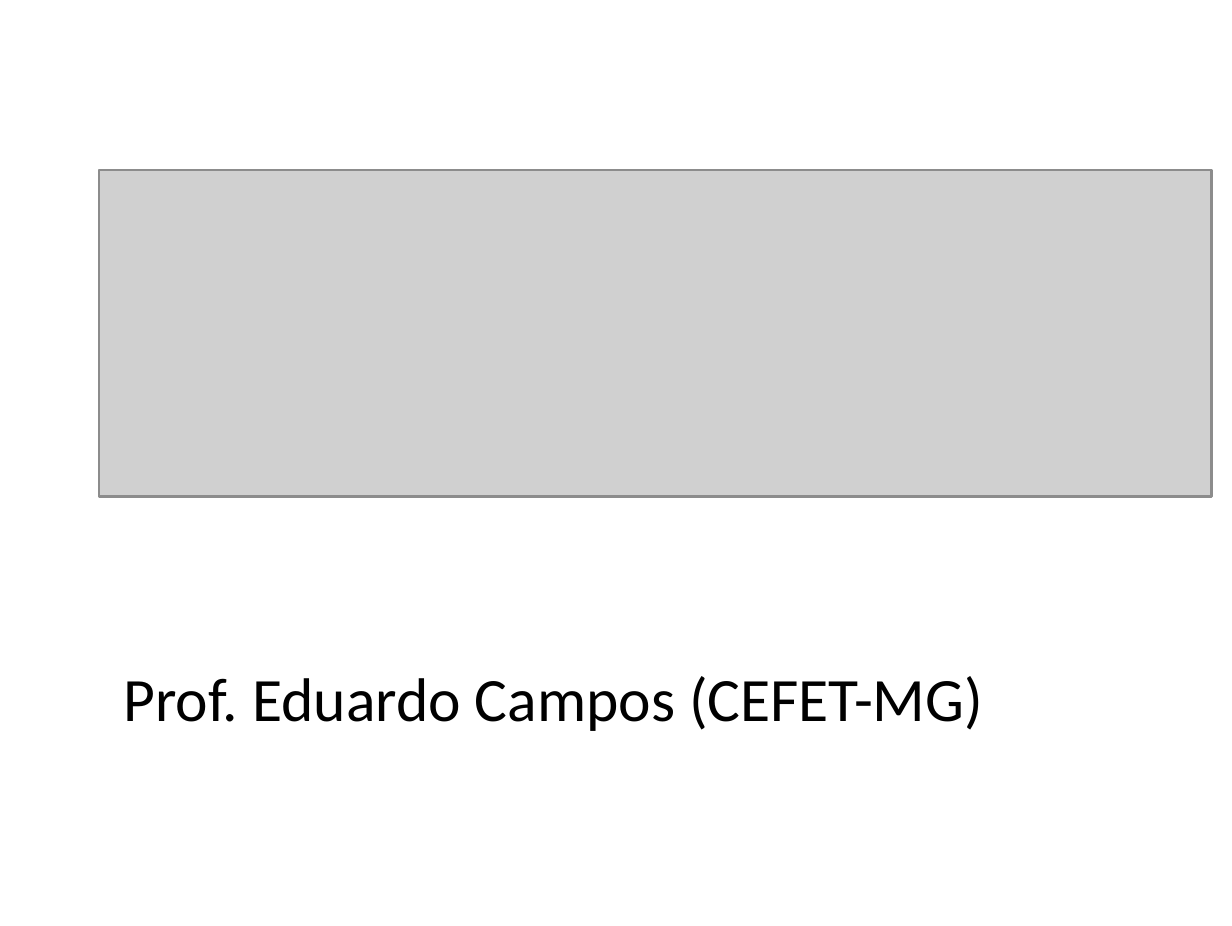
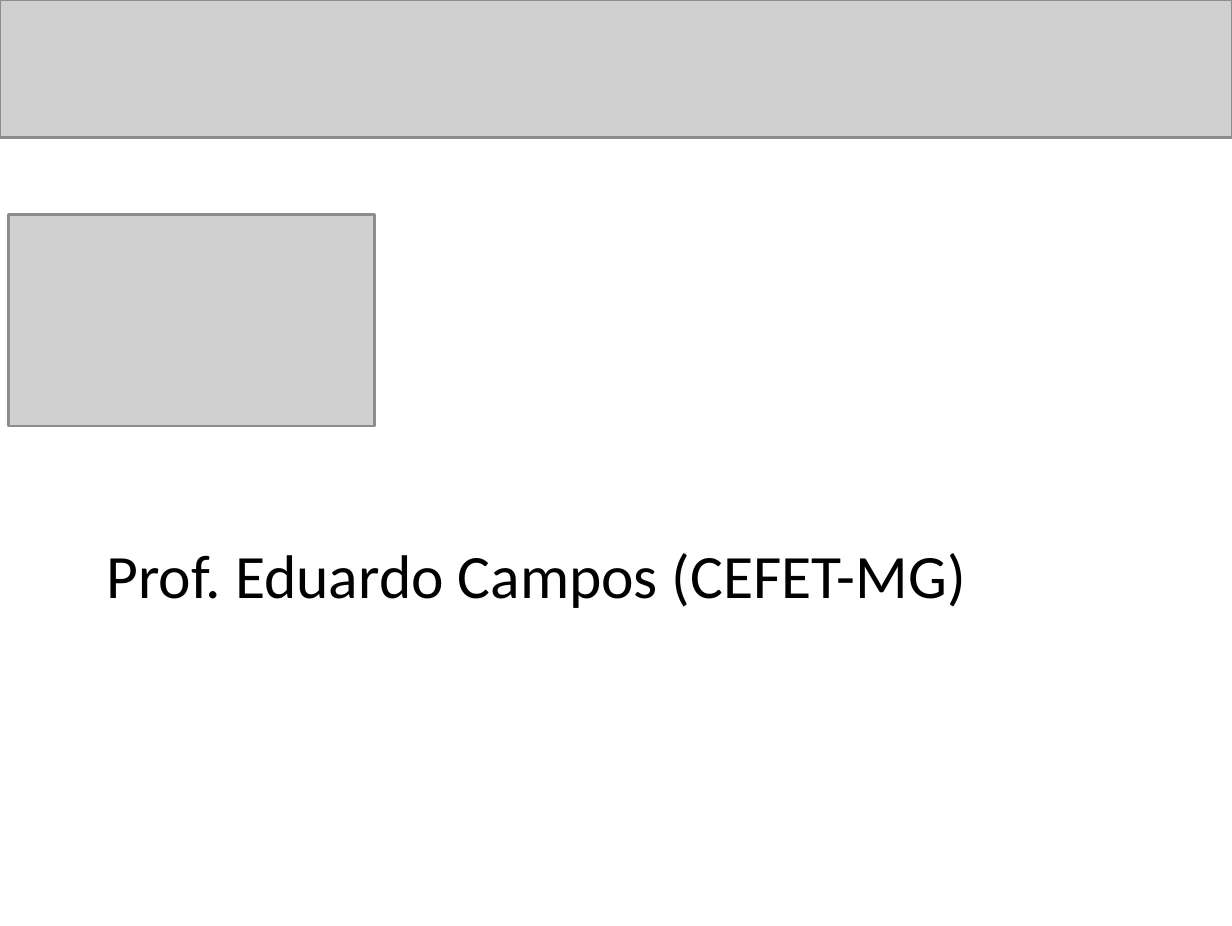
Before and after one commit to eduardocunha11/firstblog, a slide deck: slide 1 of aulas/pc1/AulaPython06-Listas_Tuplas_Dicionarios.pptx. Drawn at 1232x926 pixels with LibreOffice and Linux fonts; fonts in the diff are those of the drawing; grey boxes stand for pictures; background and template pictures are left out. Boxes give left, top, right and bottom in pixels: in the first picture for what was removed or moved away, otherwise in the second. Text is boxed around its words. In the diff, an @@ line names an element or a change of style, - is before the commit and + after.

```diff
--- a/aulas/pc1/AulaPython06-Listas_Tuplas_Dicionarios.pptx
+++ b/aulas/pc1/AulaPython06-Listas_Tuplas_Dicionarios.pptx
@@ picture added at box(0, 0, 1232, 138) @@
@@ picture removed at box(99, 170, 1210, 495) @@
@@ picture added at box(10, 214, 377, 426) @@
@@ text "Prof. Eduardo Campos (CEFET-MG)": place and size @@
-text "Prof. Eduardo Campos (CEFET-MG)" at box(123, 676, 983, 731)
+text "Prof. Eduardo Campos (CEFET-MG)" at box(106, 553, 966, 608)
```
Also in this commit, not shown: 19 slides removed.
